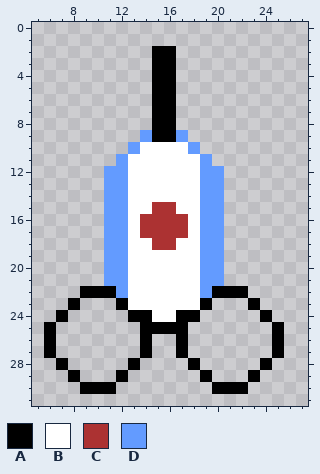
Two versions of one pixel-art file, assets/aesprite/vaccine.aseprite. This is how it looked before the edit.
32x32 pixels, 1 frame. Shown: x 5..27, y 0..31.
Palette (. is transparent): A #000000  B #ffffff  C #ac3232  D #639bff
Pixels before, first column x 6:
 2 .........AA.........
 3 .........AA.........
 4 .........AA.........
 5 .........AA.........
 6 .........AA.........
 7 .........AA.........
 8 .........AA.........
 9 ........DAAD........
10 .......DBBBBD.......
11 ......DBBBBBBD......
12 .....DDBBBBBBDD.....
13 .....DDBBBBBBDD.....
14 .....DDBBBBBBDD.....
15 .....DDBBCCBBDD.....
16 .....DDBCCCCBDD.....
17 .....DDBCCCCBDD.....
18 .....DDBBCCBBDD.....
19 .....DDBBBBBBDD.....
20 .....DDBBBBBBDD.....
21 .....DDBBBBBBDD.....
22 ...AAADBBBBBBDAAA...
23 ..A...ABBBBBBA...A..
24 .A.....AABBAA.....A.
25 A.......AAAA.......A
26 A.......A..A.......A
27 A.......A..A.......A
28 .A.....A....A.....A.
29 ..A...A......A...A..
30 ...AAA........AAA...
Now the later version:
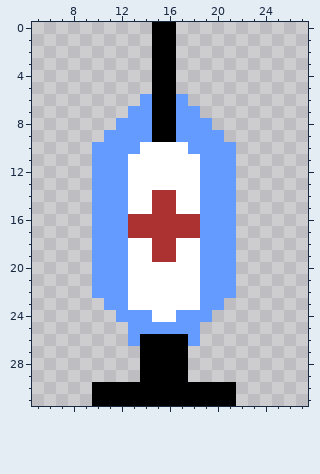
Edits made:
{"y":0,"x":15,"old":"..","new":"AA"}
{"y":1,"x":15,"old":"..","new":"AA"}
{"y":6,"x":14,"old":".","new":"D"}
{"y":6,"x":17,"old":".","new":"D"}
{"y":7,"x":13,"old":"..","new":"DD"}
{"y":7,"x":17,"old":"..","new":"DD"}
{"y":8,"x":12,"old":"...","new":"DDD"}
{"y":8,"x":17,"old":"...","new":"DDD"}
{"y":9,"x":11,"old":"...","new":"DDD"}
{"y":9,"x":18,"old":"...","new":"DDD"}
{"y":10,"x":10,"old":"...","new":"DDD"}
{"y":10,"x":19,"old":"...","new":"DDD"}
{"y":11,"x":10,"old":"..","new":"DD"}
{"y":11,"x":20,"old":"..","new":"DD"}
{"y":12,"x":10,"old":".","new":"D"}
{"y":12,"x":21,"old":".","new":"D"}
{"y":13,"x":10,"old":".","new":"D"}
{"y":13,"x":21,"old":".","new":"D"}
{"y":14,"x":10,"old":".","new":"D"}
{"y":14,"x":15,"old":"BB","new":"CC"}
{"y":14,"x":21,"old":".","new":"D"}
{"y":15,"x":10,"old":".","new":"D"}
{"y":15,"x":21,"old":".","new":"D"}
{"y":16,"x":10,"old":".","new":"D"}
{"y":16,"x":13,"old":"B","new":"C"}
{"y":16,"x":18,"old":"B","new":"C"}
{"y":16,"x":21,"old":".","new":"D"}
{"y":17,"x":10,"old":".","new":"D"}
{"y":17,"x":13,"old":"B","new":"C"}
{"y":17,"x":18,"old":"B","new":"C"}
{"y":17,"x":21,"old":".","new":"D"}
{"y":18,"x":10,"old":".","new":"D"}
{"y":18,"x":21,"old":".","new":"D"}
{"y":19,"x":10,"old":".","new":"D"}
{"y":19,"x":15,"old":"BB","new":"CC"}
{"y":19,"x":21,"old":".","new":"D"}
{"y":20,"x":10,"old":".","new":"D"}
{"y":20,"x":21,"old":".","new":"D"}
{"y":21,"x":10,"old":".","new":"D"}
{"y":21,"x":21,"old":".","new":"D"}
{"y":22,"x":9,"old":"AAA","new":".DD"}
{"y":22,"x":20,"old":"AAA","new":"DD."}
{"y":23,"x":8,"old":"A","new":"."}
{"y":23,"x":11,"old":".A","new":"DD"}
{"y":23,"x":19,"old":"A.","new":"DD"}
{"y":23,"x":23,"old":"A","new":"."}
{"y":24,"x":7,"old":"A","new":"."}
{"y":24,"x":12,"old":".AA","new":"DDD"}
{"y":24,"x":17,"old":"AA.","new":"DDD"}
{"y":24,"x":24,"old":"A","new":"."}
{"y":25,"x":6,"old":"A","new":"."}
{"y":25,"x":13,"old":".AAAA.","new":"DDDDDD"}
{"y":25,"x":25,"old":"A","new":"."}
{"y":26,"x":6,"old":"A","new":"."}
{"y":26,"x":13,"old":".","new":"D"}
{"y":26,"x":15,"old":"..","new":"AA"}
{"y":26,"x":18,"old":".","new":"D"}
{"y":26,"x":25,"old":"A","new":"."}
{"y":27,"x":6,"old":"A","new":"."}
{"y":27,"x":15,"old":"..","new":"AA"}
{"y":27,"x":25,"old":"A","new":"."}
{"y":28,"x":7,"old":"A","new":"."}
{"y":28,"x":13,"old":"A....A","new":".AAAA."}
{"y":28,"x":24,"old":"A","new":"."}
{"y":29,"x":8,"old":"A","new":"."}
{"y":29,"x":12,"old":"A","new":"."}
{"y":29,"x":14,"old":"....","new":"AAAA"}
{"y":29,"x":19,"old":"A","new":"."}
{"y":29,"x":23,"old":"A","new":"."}
{"y":30,"x":9,"old":"A","new":"."}
{"y":30,"x":12,"old":"........","new":"AAAAAAAA"}
{"y":30,"x":22,"old":"A","new":"."}
{"y":31,"x":10,"old":"............","new":"AAAAAAAAAAAA"}
{"label":"added","picture_box":[152,22,176,46]}
{"label":"changed","picture_box":[44,94,284,406]}
